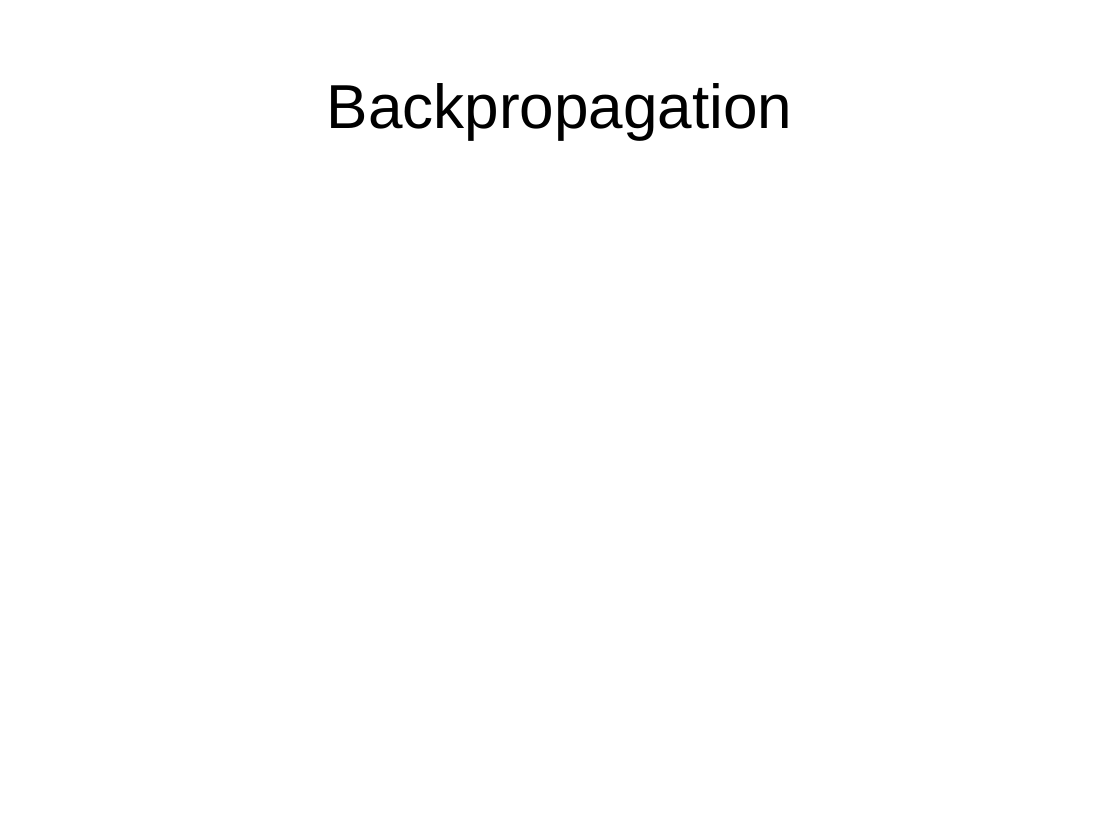
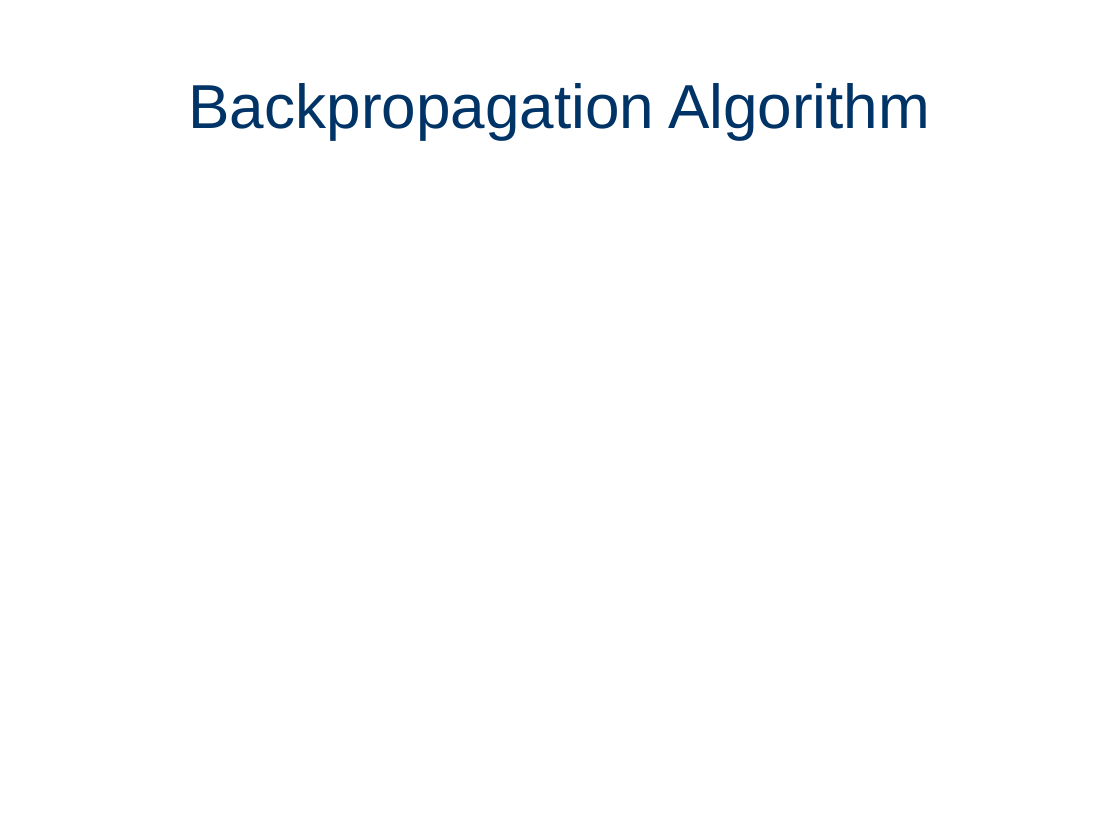
Before and after one commit to gSilas/special-palm-tree, a slide deck: slide 3 of presentation.odp. Drawn at 1120x840 pixels with LibreOffice and Linux fonts; fonts in the diff are those of the drawing. Boxes give left, top, right and bottom in pixels: in the first picture for what was removed or moved away, otherwise in the second. Text is boxed around its words. In the diff, an @@ line names an element or a change of style, - is before the commit and + after.

```diff
--- a/presentation.odp
+++ b/presentation.odp
@@ title at (189,83,930,139): text changed; text colour #000000 to #003366 @@
-Backpropagation
+Backpropagation Algorithm
```
Also in this commit, not shown: 3 other slides changed, 4 slides added, 2 slides removed, 5 other files.
